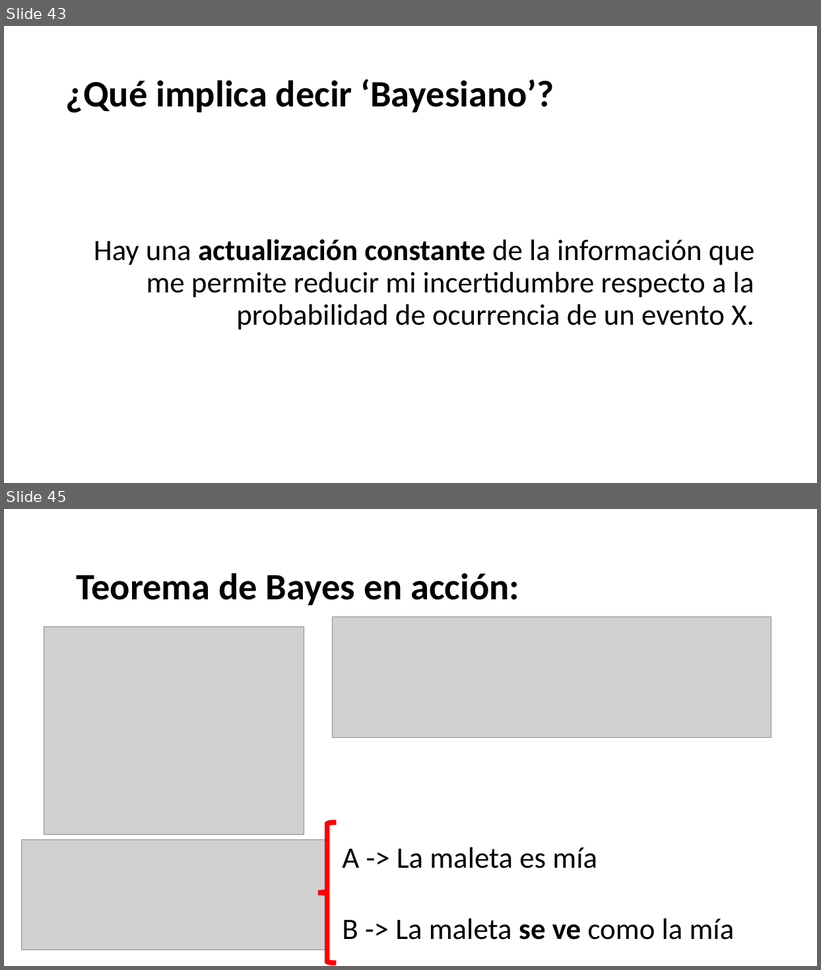
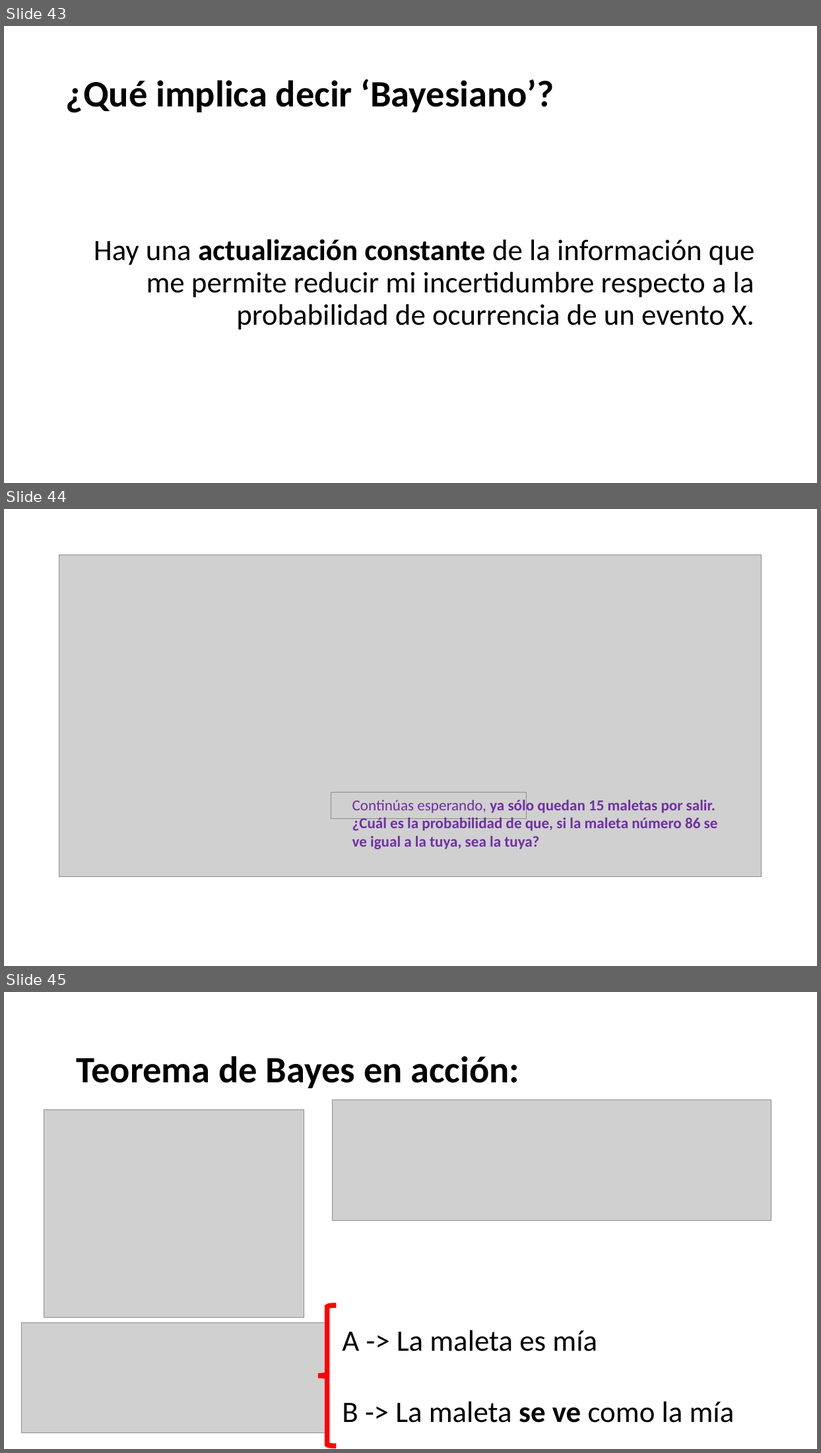
Before and after one commit to Adrifelcha/afchavez-019, a slide deck: Lab25/Adjuntías/2020-2/InferenciaBayesiana.pptx. Shown one above the other, each under a label of ours: slides 43 and 45 before the commit, slides 43, 44 and 45 after it; the slides between them are not shown. The pictures are 821x970 and 821x1453 pixels, drawn with LibreOffice and Linux fonts; fonts in the diff are those of the drawing; grey boxes stand for pictures. Boxes give left, top, right and bottom in pixels: in the first picture for what was removed or moved away, otherwise in the second. Text is boxed around its words. In the diff, an @@ line names an element or a change of style, - is before the commit and + after.

```diff
--- a/Lab25/Adjuntías/2020-2/InferenciaBayesiana.pptx
+++ b/Lab25/Adjuntías/2020-2/InferenciaBayesiana.pptx
@@ slide 44 added at (4,509,817,966), background #FFFFFF @@
@@ picture added at (59,555,762,877) @@
@@ picture added at (331,793,526,819) @@
@@ text added at (352,797,718,850), 18 pt, text #7030A0, bold @@
+Continúas esperando, ya sólo quedan 15 maletas por salir. ¿Cuál es la probabilidad de que, si la maleta número 86 se ve igual a la tuya, sea la tuya?
```
Also in this commit, not shown: 1 slide changed, 26 other slides added.
